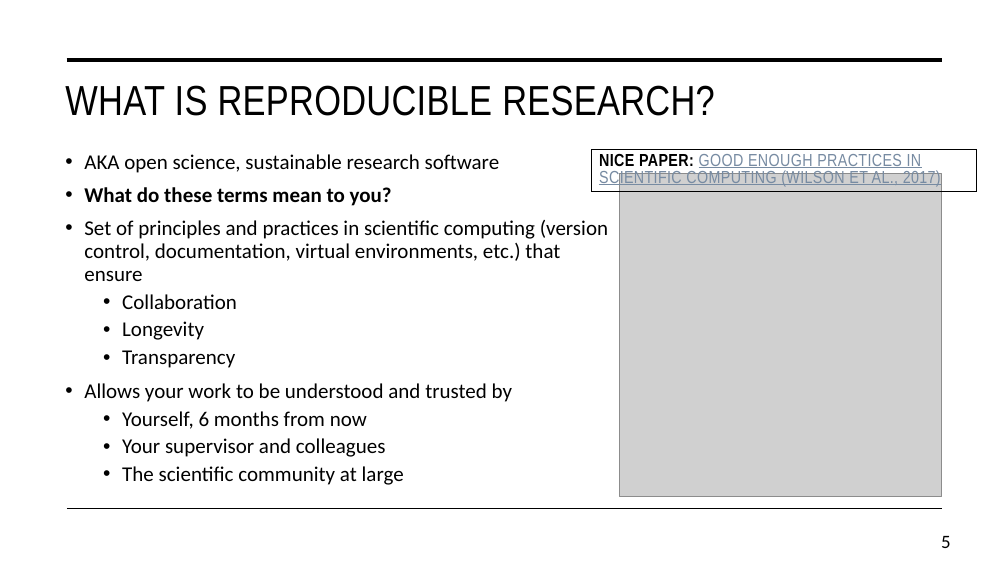
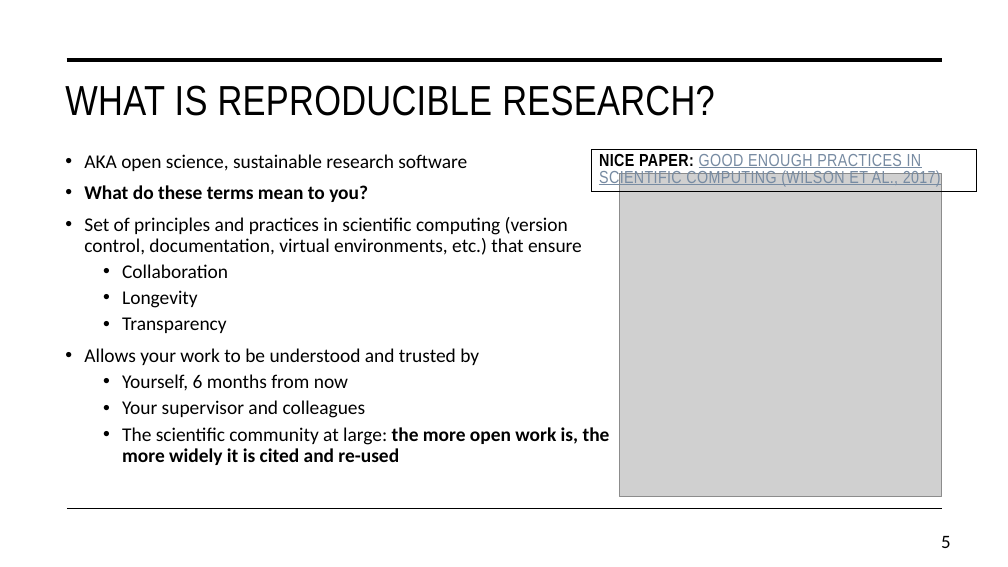
Before and after one commit to daniel-wrench/snap-research-template, a slide deck: slide 5 of doc/workshop_slides.pptx. Drawn at 1008x567 pixels with LibreOffice and Linux fonts; fonts in the diff are those of the drawing; grey boxes stand for pictures. Boxes give left, top, right and bottom in pixels: in the first picture for what was removed or moved away, otherwise in the second. Text is boxed around its words. In the diff, an @@ line names an element or a change of style, - is before the commit and + after.

```diff
--- a/doc/workshop_slides.pptx
+++ b/doc/workshop_slides.pptx
@@ text at (x1=84, y1=154, x2=582, y2=418): size 20 to 18.5 pt in "AKA open science, sustainable research software", "What do these terms mean to you?", "Set of principles and practices in scientific ...", "Collaboration" and 5 more places @@
@@ text at (x1=122, y1=427, x2=610, y2=465): text changed; size 20 to 18.5 pt; bold on @@
-  • The scientific community at large
+  • The scientific community at large: the more open work is, the more widely it is cited and re-used
```
Also in this commit, not shown: 5 other slides changed, 1 other file.
